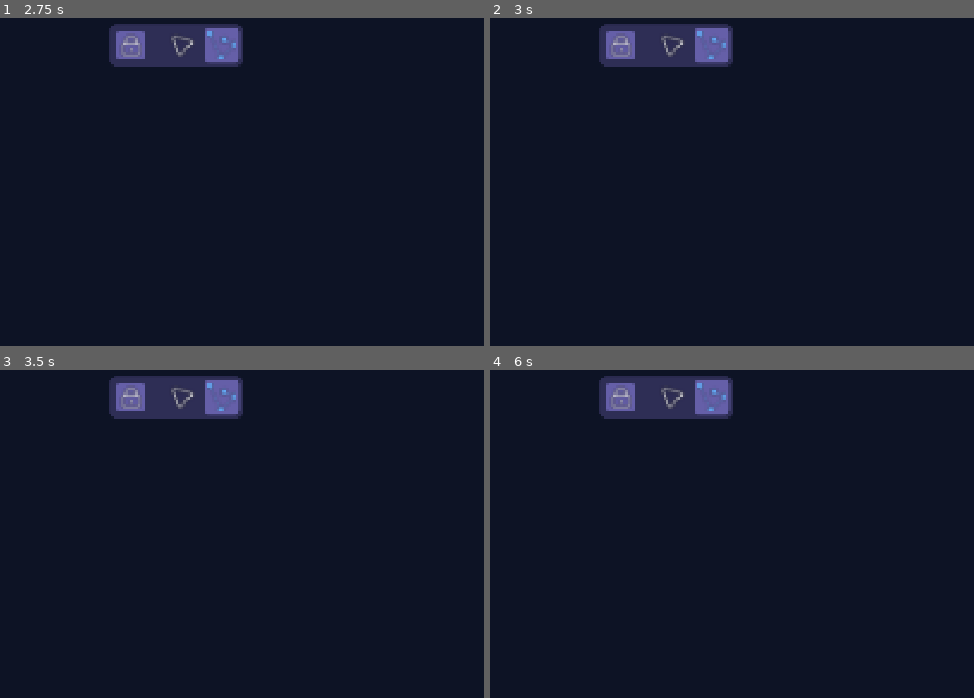
Above: before the commit, frames 1-4 (two rows, left to right).
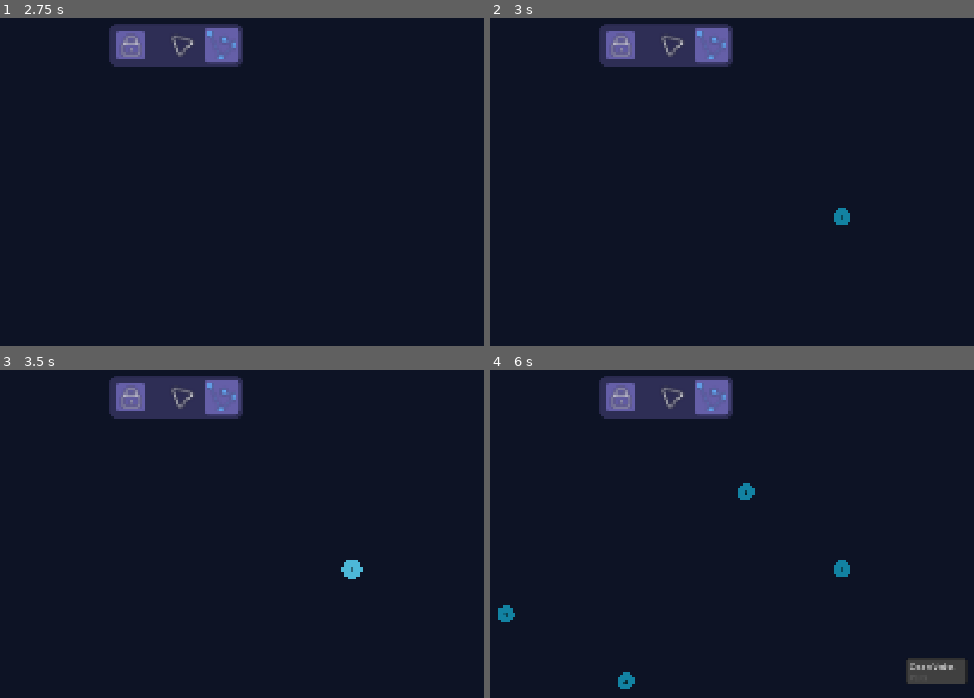
Above: after the commit, the same moments.

Repository: VerticesLTD/Graphos
Game: Godot game, scene res://Boot.tscn
Two runs of this game, one before a commit and one after it. Both use one fixed random seed, a clock stepped at 60 frames per second and the inputs below.
Inputs (mouse positions are in pixels of both pictures, inside the frame that each line leads up to):
- Up to frame 1 (2.75 s): click (130, 44) at 0.5 s; click (183, 44) at 1.25 s; click (222, 44) at 2 s
- Up to frame 2 (3 s): tap Enter at 2.75 s; move the mouse to (843, 218) at 2.77 s; hold Right (ui_right) from 2.78 s (still down); tap Ctrl (ctrl) at 2.85 s; click (843, 218) at 2.92 s
- Up to frame 3 (3.5 s): keep holding Right (ui_right); tap Space at 3.02 s
- Up to frame 4 (6 s): release Right (ui_right) at 3.5 s; tap Space at 3.5, 5 s; drag from (504, 612) to (625, 681) at 3.52 s; tap Enter at 4.25, 5.75 s; move the mouse to (746, 491) at 4.27 s; hold Right (ui_right) 4.28-5 s; click (746, 491) at 4.35 s; drag from (625, 681) to (outside the picture) at 5.02 s; move the mouse to (906, 658) at 5.77 s; hold Left (ui_left) from 5.78 s (still down); right-click (906, 658) at 5.85 s; click (906, 658) at 5.92 s

Frame 1 is identical in both runs. In frame 2, 0.1% of the frame differs, in the area x 71-75%, y 57-64%; in frame 3, 0.2%; in frame 4, 1.5%, in the area x 1-99%, y 34-98%.
Error before the commit: Parse Error: Identifier "active_weight_editor" not declared in the current scope. (res://graph_controller/graph_controller.gd:246)

Commit message:
fixed a few bugs, now the text editor closes when we click outside of it. Used a global var for it in order to reach the controller

Diff:
--- a/graph_controller/graph_controller.gd
+++ b/graph_controller/graph_controller.gd
@@ -70,6 +70,7 @@
 ## ------------------------------------------------------------------------------
 
 func _unhandled_input(event: InputEvent) -> void:
+	# Close text editor if needed
 	if event is InputEventMouseButton and event.pressed:
 		close_active_editor()
 	for action: StringName in action_map.keys():
@@ -243,9 +244,9 @@
 
 ## Close the weight editor
 func close_active_editor() -> void:
-	if active_weight_editor:
-		active_weight_editor.queue_free()
-		active_weight_editor = null
+	if Globals.active_weight_editor:
+		Globals.active_weight_editor.queue_free()
+		Globals.active_weight_editor = null
 
 ## ------------------------------------------------------------------------------
 ## ALGORITHM PLAYER
--- a/scenes/edge_view/edge_view.gd
+++ b/scenes/edge_view/edge_view.gd
@@ -266,9 +266,11 @@
 	var mid_point = (edge_data.src.pos + edge_data.dst.pos) / 2.0
 	edit.global_position = mid_point - (Vector2(50, 30) / 2.0)
 
+	# Attaches the box to the top of the game
 	get_tree().root.add_child(edit)
 	Globals.active_weight_editor = edit
 
+	# Instantiate the cursor and text selection
 	edit.grab_focus()
 	edit.select_all()
 
